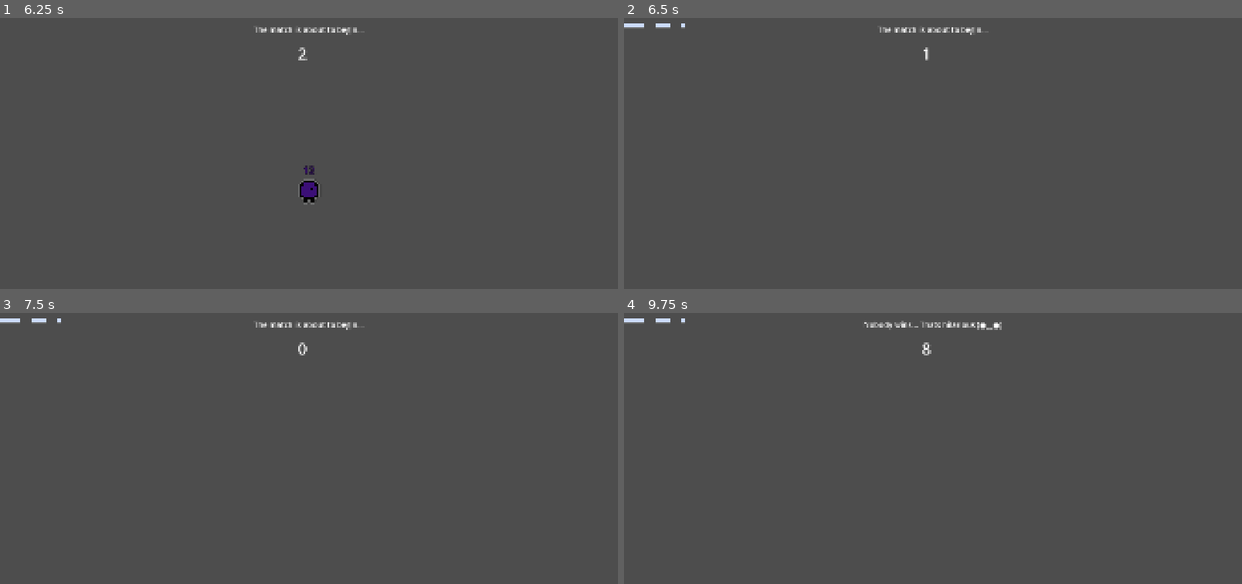
Above: before the commit, frames 1-4 (two rows, left to right).
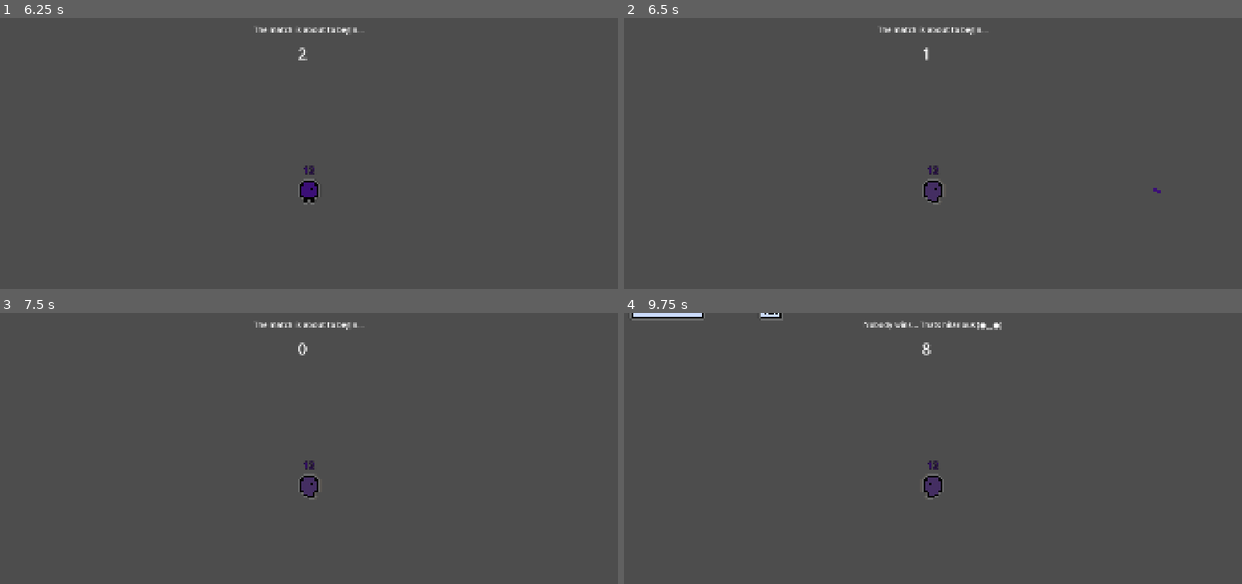
Above: after the commit, the same moments.

Repository: Mrneptune11/Unlimited-Games-Jam
Game: Godot game, scene res://Main/Lobby/Lobby.tscn
The game is run twice, just before and just after one commit, with the same random seed, the same clock (stepped at 60 frames per second) and the same inputs.
Inputs (mouse positions are in pixels of both pictures, inside the frame that each line leads up to):
- Up to frame 1 (6.25 s): click (321, 196) at 0.52 s; type "12" at 0.6 s; click "Host" at 1.25 s; click (309, 191) at 2.02 s; type "12" at 2.1 s; click "Start Game" at 2.75 s; click "Submit" at 3.5 s; tap Enter at 4.25 s; hold O (action) 4.28-5.03 s; hold D (move_right) 4.28-5.78 s; tap Space (move_up) at 4.52, 5.27 s; tap 0 at 5.1 s; hold A (move_left) from 5.78 s (still down); hold O (action) from 5.78 s (still down)
- Up to frame 2 (6.5 s): keep holding A (move_left); keep holding O (action)
- Up to frame 3 (7.5 s): keep holding A (move_left); release O (action) at 6.53 s; tap 0 at 6.6 s; tap Space (move_up) at 6.77, 7.25 s; hold O (action) from 7.28 s (still down)
- Up to frame 4 (9.75 s): tap Space (move_up) at 7.52, 8.27, 9.5 s; release A (move_left) at 8.03 s; release O (action) at 8.03 s; hold D (move_right) from 8.03 s (still down); tap 0 at 8.1, 9.6 s; tap Enter at 8.75 s; hold O (action) 8.78-9.53 s

Frame 1 is identical in both runs. In frame 2, 0.4% of the frame differs, in the area x 0-87%, y 1-69%; in frame 3, 0.4%; in frame 4, 0.8%, in the area x 0-52%, y 0-69%.

Commit message:
fixed fireball bug and death plane bug

Diff:
--- a/Main/Managers/EventManager.gd
+++ b/Main/Managers/EventManager.gd
@@ -281,7 +281,7 @@
 
 ## Helper function for the Fireballs event.
 ## Using RPC allows the event node to be instantiated on both the server & clients.
-@rpc("authority", "call_remote", "reliable")
+@rpc("authority", "call_local", "reliable")
 func fireballs_helper()->void:
 	var fireball_spawner: FireballSpawner = _FIREBALLS_EVENT_SPAWNER_SCENE.instantiate()
 	get_tree().current_scene.add_child(fireball_spawner)
--- a/Objects/Death/death_plane.gd
+++ b/Objects/Death/death_plane.gd
@@ -6,5 +6,6 @@
 func handle_collision(body:Node2D)->void:
 	if body is Player:
 		body.explode()
+		return
 
 	body.queue_free()
